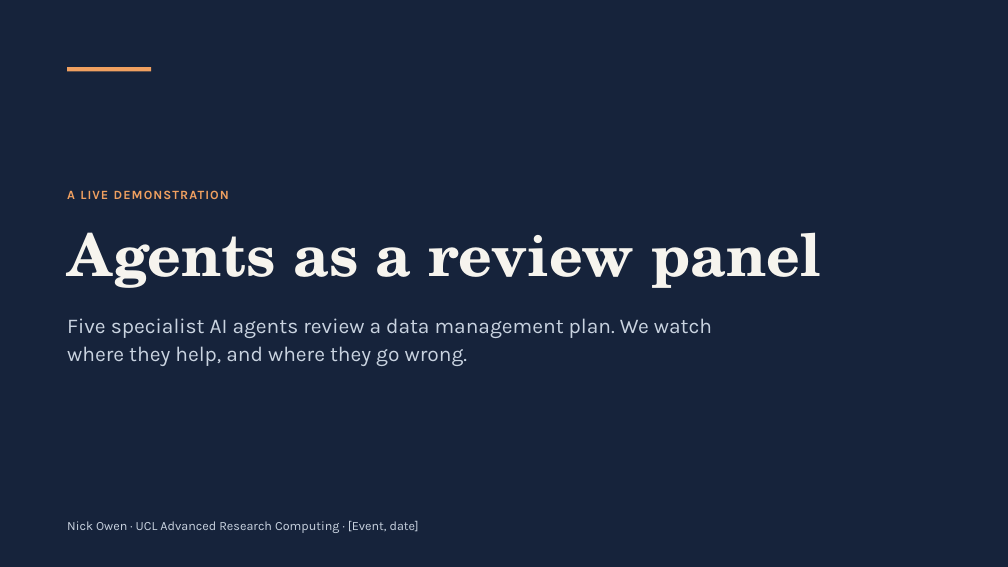
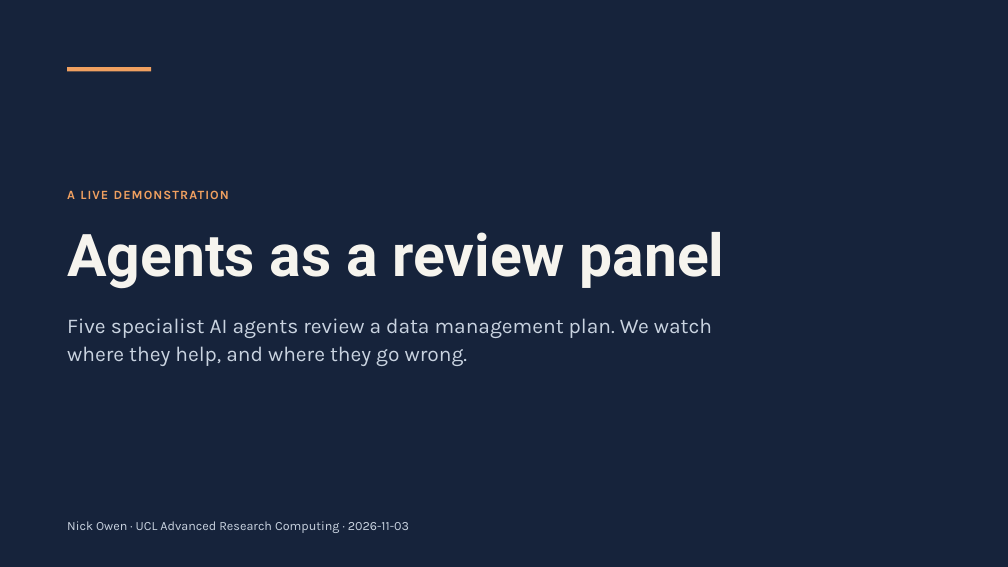
Before and after one commit to nicholas-owen/DMP-Agentic-RDM-Demo, a slide deck: slide 1 of Agents as a Review Panel.pptx. Drawn at 1008x567 pixels with LibreOffice and Linux fonts; fonts in the diff are those of the drawing. Boxes give left, top, right and bottom in pixels: in the first picture for what was removed or moved away, otherwise in the second. Text is boxed around its words. In the diff, an @@ line names an element or a change of style, - is before the commit and + after.

```diff
--- a/Agents as a Review Panel.pptx
+++ b/Agents as a Review Panel.pptx
@@ title "Agents as a review panel" at (67,232,725,289): font TeX Gyre Schola to Roboto @@
@@ text at (67,521,409,533): text changed @@
-Nick Owen · UCL Advanced Research Computing · [Event, date]
+Nick Owen · UCL Advanced Research Computing · 2026-11-03
```
Also in this commit, not shown: 22 other slides changed, 3 other files.
